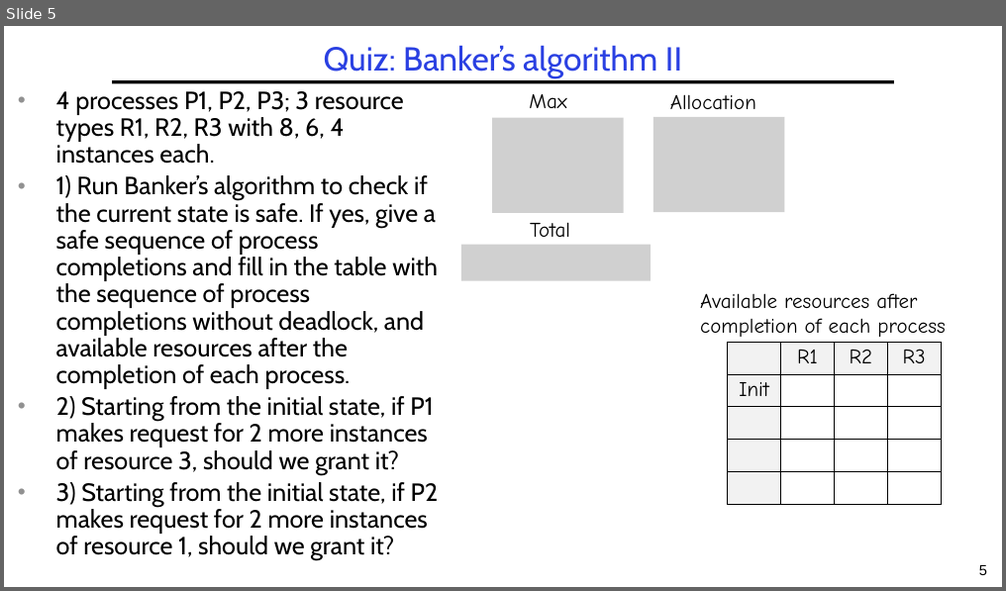
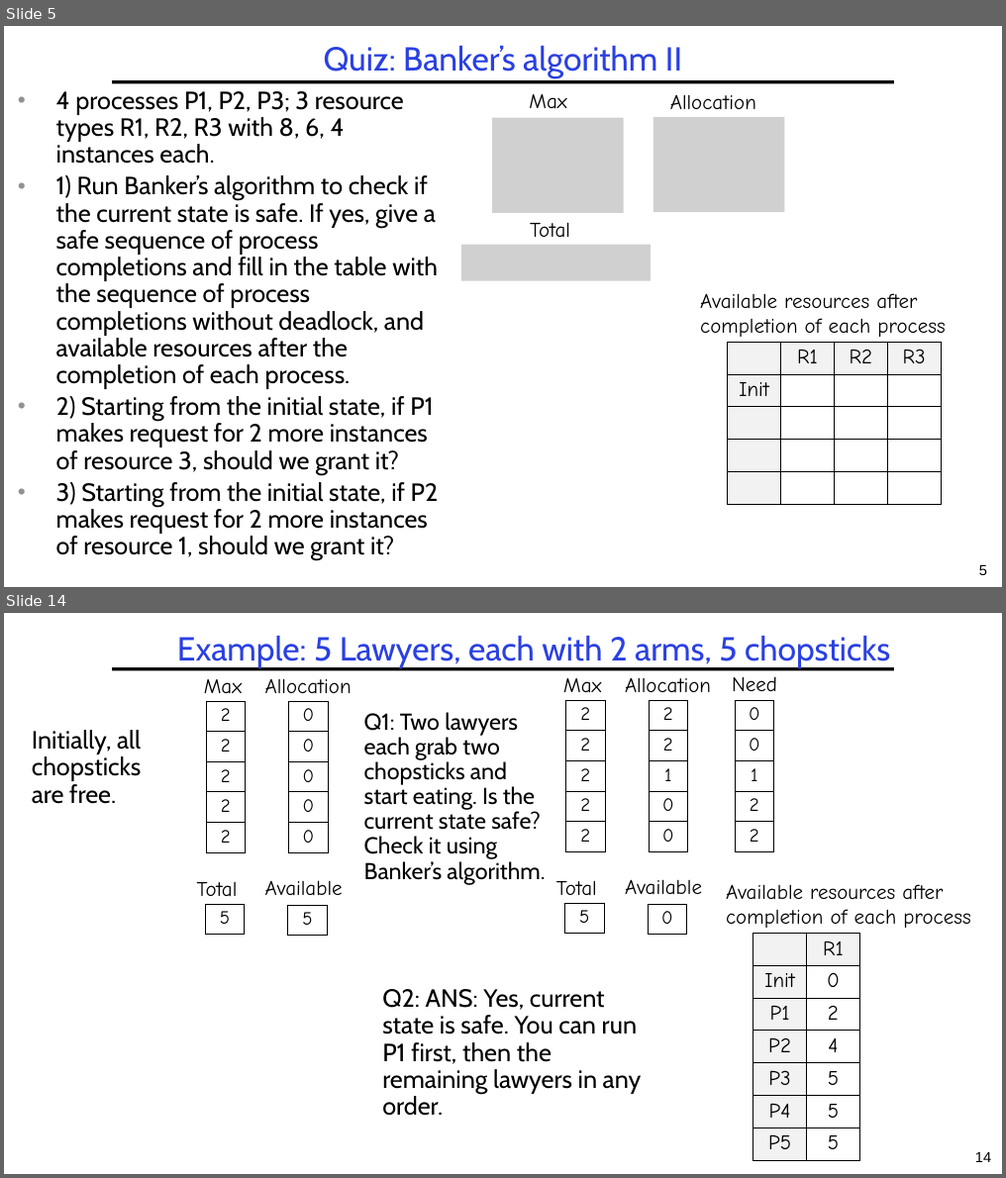
Before and after one commit to guhofstra/CSC256Fa25, a slide deck: PPTs/L4-Exercises ANS.pptx. Shown one above the other, each under a label of ours: slide 5 before the commit, slides 5 and 14 after it; the slides between them are not shown. The pictures are 1006x591 and 1006x1178 pixels, drawn with LibreOffice and Linux fonts; fonts in the diff are those of the drawing; grey boxes stand for pictures. Boxes give left, top, right and bottom in pixels: in the first picture for what was removed or moved away, otherwise in the second. Text is boxed around its words. In the diff, an @@ line names an element or a change of style, - is before the commit and + after.

```diff
--- a/PPTs/L4-Exercises ANS.pptx
+++ b/PPTs/L4-Exercises ANS.pptx
@@ slide 14 added at (4,613,1002,1174), background #FFFFFF; not listed: 2 template elements that a slide beside it also shows @@
@@ title added at (177,635,890,668), 32 pt, text #2A40E2 @@
+Example: 5 Lawyers, each with 2 arms, 5 chopsticks
@@ text added at (204,679,242,693), 20 pt, text #000000 @@
+Max
@@ table added at (206,701,245,854), 5 rows, 1 columns @@
+2
+2
+2
+2
+2
@@ text added at (265,678,351,693), 20 pt, text #000000 @@
+Allocation
@@ table added at (289,701,328,854), 5 rows, 1 columns @@
+0
+0
+0
+0
+0
@@ text added at (563,678,601,693), 20 pt, text #000000 @@
+Max
@@ table added at (566,700,605,852), 5 rows, 1 columns @@
+2
+2
+2
+2
+2
@@ text added at (625,677,711,692), 20 pt, text #000000 @@
+Allocation
@@ table added at (648,700,687,852), 5 rows, 1 columns @@
+2
+2
+1
+0
+0
@@ text added at (732,676,777,691), 20 pt, text #000000 @@
+Need
@@ table added at (735,700,773,852), 5 rows, 1 columns @@
+0
+0
+1
+2
+2
@@ text added at (32,730,141,804), 24 pt, text #000000 @@
+Initially, all chopsticks are free.
@@ text added at (364,712,545,885), 22.2 pt, text #000000 @@
+Q1: Two lawyers each grab two chopsticks and start eating. Is the current state safe? Check it using Banker’s algorithm.
@@ text added at (625,879,702,895), 20 pt, text #000000 @@
+Available
@@ text added at (197,882,238,897), 20 pt, text #000000 @@
+Total
@@ table added at (205,904,245,935), 1 rows, 1 columns @@
+5
@@ text added at (265,880,343,895), 20 pt, text #000000 @@
+Available
@@ table added at (288,905,327,936), 1 rows, 1 columns @@
+5
@@ text added at (556,880,597,895), 20 pt, text #000000 @@
+Total
@@ table added at (564,903,604,934), 1 rows, 1 columns @@
+5
@@ table added at (648,904,687,935), 1 rows, 1 columns @@
+0
@@ text added at (726,884,970,928), 20 pt, text #000000 @@
+Available resources after completion of each process
@@ table added at (753,934,859,1160), 7 rows, 2 columns @@
+ | R1
+Init | 0
+P1 | 2
+P2 | 4
+P3 | 5
+P4 | 5
+P5 | 5
@@ text added at (382,989,642,1116), 24 pt, text #000000 @@
+Q2: ANS: Yes, current state is safe. You can run P1 first, then the remaining lawyers in any order.
```
Also in this commit, not shown: 7 slides changed, 10 other slides added, 11 other files.
